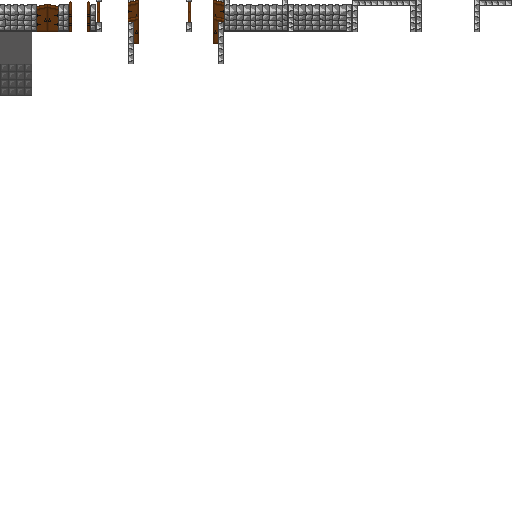
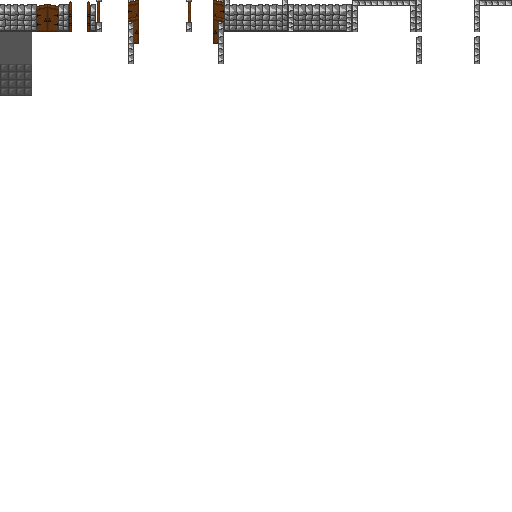
Layers edited between the first and the second 512×512 image:
added layer "wall-side-right-top-corner-thing" in group "Wall" over bbox(474, 36, 480, 64)
added layer "wall-side-left-top-corner-thing" in group "Wall" over bbox(416, 36, 422, 64)
